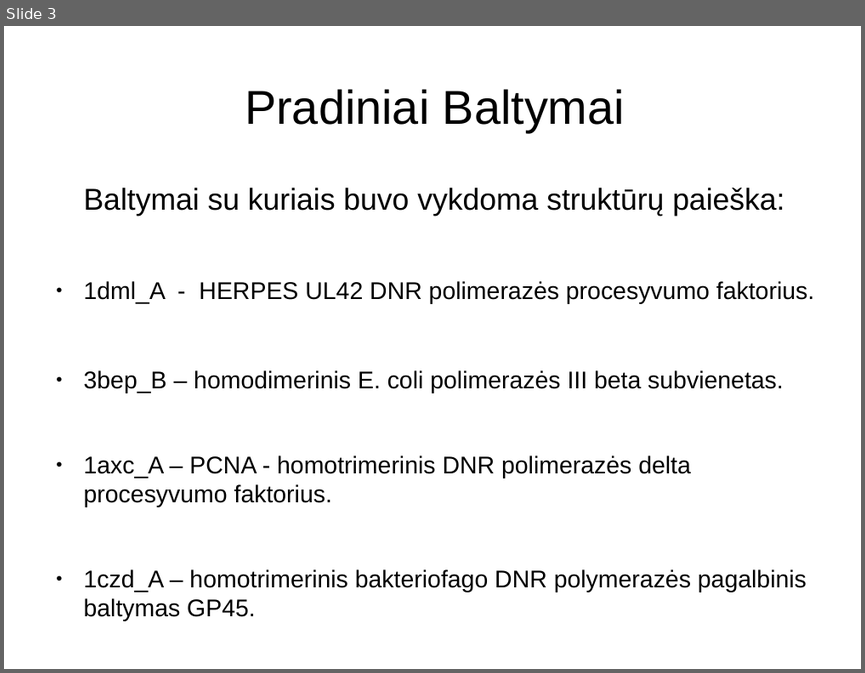
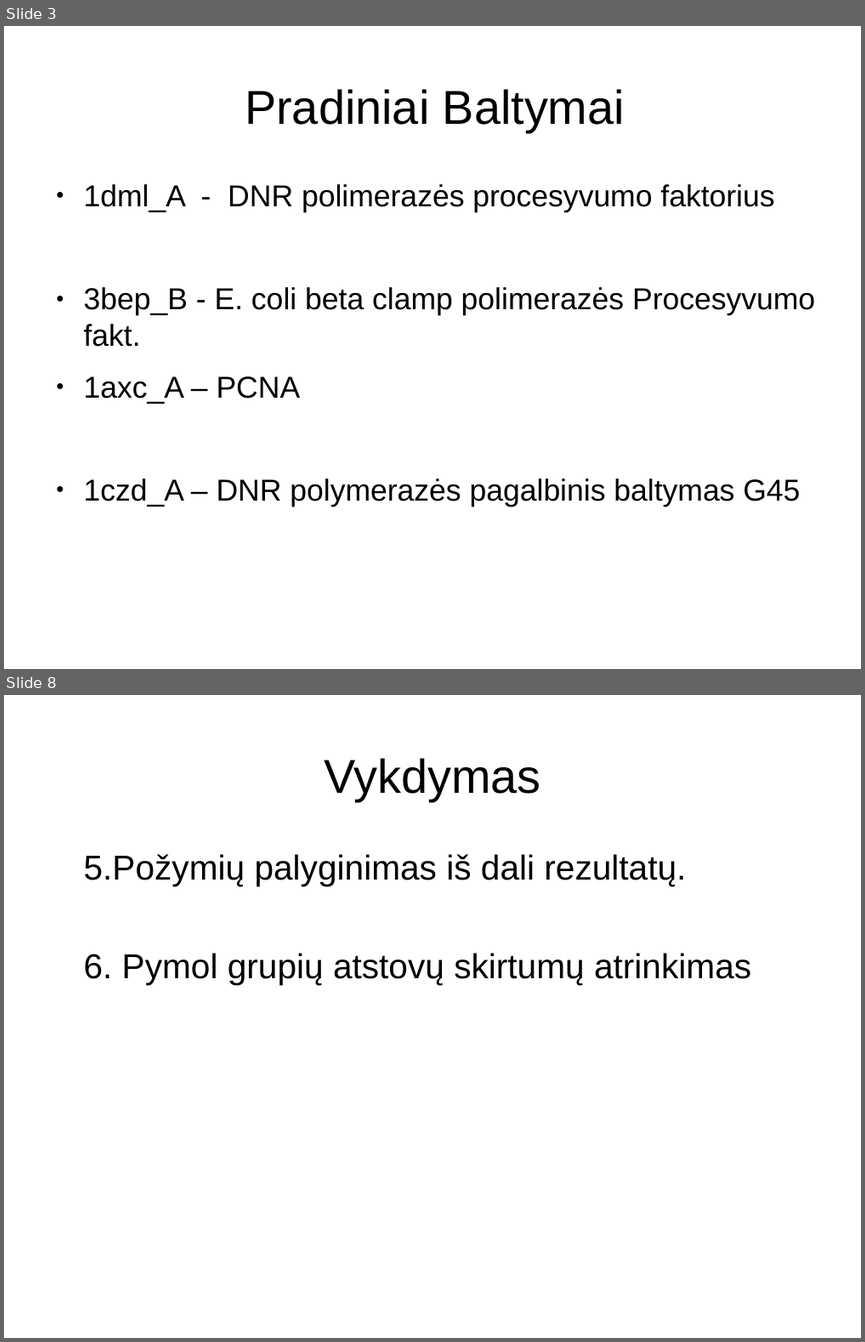
Before and after one commit to Luksys5/LT_programos, a slide deck: Kursinis.odp. Shown one above the other, each under a label of ours: slide 3 before the commit, slides 3 and 8 after it; the slides between them are not shown. The pictures are 865x673 and 865x1342 pixels, drawn with LibreOffice and Linux fonts; fonts in the diff are those of the drawing. Boxes give left, top, right and bottom in pixels: in the first picture for what was removed or moved away, otherwise in the second. Text is boxed around its words. In the diff, an @@ line names an element or a change of style, - is before the commit and + after.

```diff
--- a/Kursinis.odp
+++ b/Kursinis.odp
@@ slide 8 added at box(4, 695, 861, 1338), background #FFFFFF @@
@@ title added at box(324, 758, 541, 801), 44 pt, text #000000 @@
+Vykdymas
@@ text added at box(84, 854, 751, 984), 32 pt, text #000000 @@
+5.Požymių palyginimas iš dali rezultatų.
+6. Pymol grupių atstovų skirtumų atrinkimas
@@ slide 3 changed as well @@
@@ text at box(84, 184, 815, 506): text changed; size 22.4 to 28 pt @@
-Baltymai su kuriais buvo vykdoma struktūrų paieška:
-● 1dml_A - HERPES UL42 DNR polimerazės procesyvumo faktorius.
-● 3bep_B – homodimerinis E. coli polimerazės III beta subvienetas.
-● 1axc_A – PCNA - homotrimerinis DNR polimerazės delta procesyvumo faktorius.
-● 1czd_A – homotrimerinis bakteriofago DNR polymerazės pagalbinis baltymas GP45.
+● 1dml_A - DNR polimerazės procesyvumo faktorius
+● 3bep_B - E. coli beta clamp polimerazės Procesyvumo fakt.
+● 1axc_A – PCNA
+● 1czd_A – DNR polymerazės pagalbinis baltymas G45
```
Also in this commit, not shown: 1 other slide changed, 7 other slides added, 12 slides removed, 1 other file.
